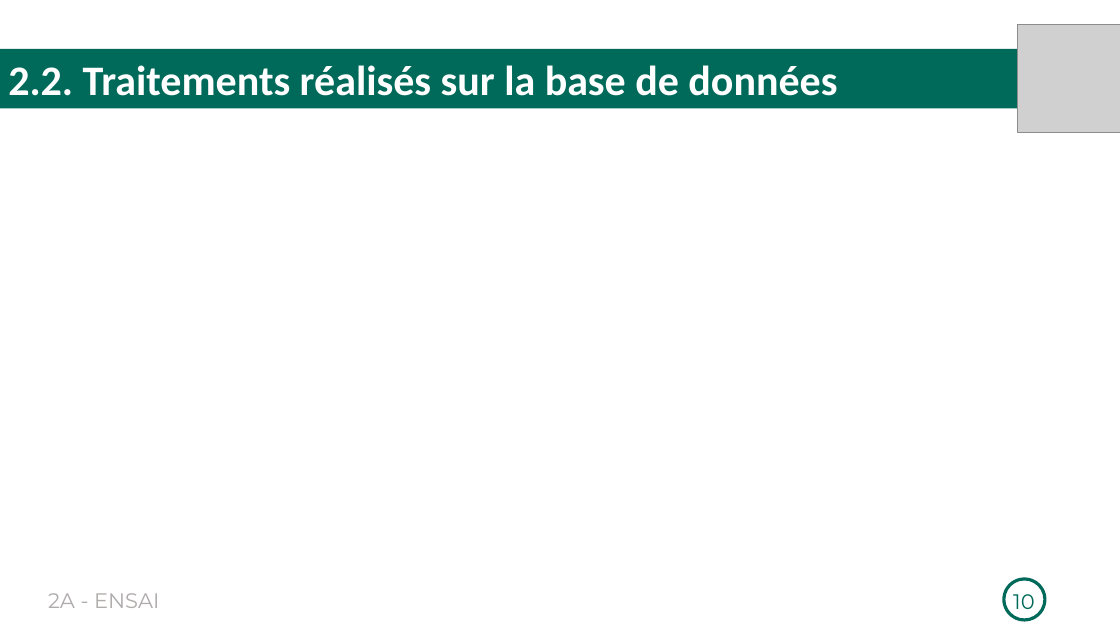
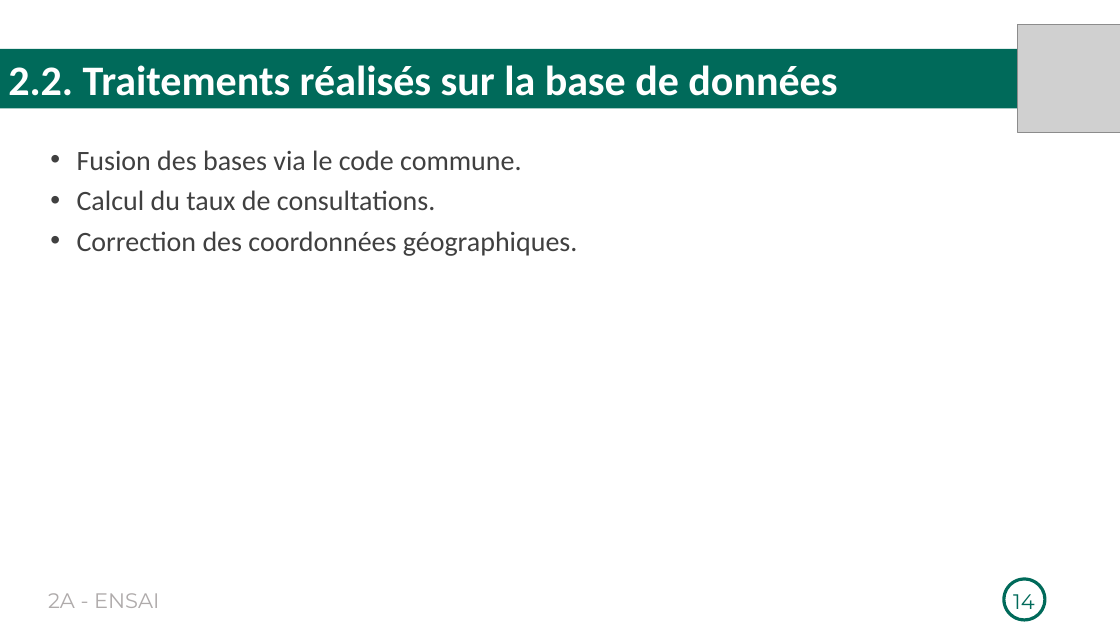
Before and after one commit to Richard-GOZAN/Projet-Stat-2A-Ensai, a slide deck: slide 14 of Présentation/Soutenance_Groupe25.pptx (slide 10 before the commit). Drawn at 1120x630 pixels with LibreOffice and Linux fonts; fonts in the diff are those of the drawing; grey boxes stand for pictures. Boxes give left, top, right and bottom in pixels: in the first picture for what was removed or moved away, otherwise in the second. Text is boxed around its words. In the diff, an @@ line names an element or a change of style, - is before the commit and + after.

```diff
--- a/Présentation/Soutenance_Groupe25.pptx
+++ b/Présentation/Soutenance_Groupe25.pptx
@@ text added at (x1=77, y1=150, x2=578, y2=256), 24 pt, text #404040 @@
+  • Fusion des bases via le code commune.
+  • Calcul du taux de consultations.
+  • Correction des coordonnées géographiques.
@@ page number at (x1=1013, y1=594, x2=1034, y2=615): text changed @@
-10
+14
```
Also in this commit, not shown: 4 other slides changed, 5 slides added, 1 slide removed, 1 other file.
